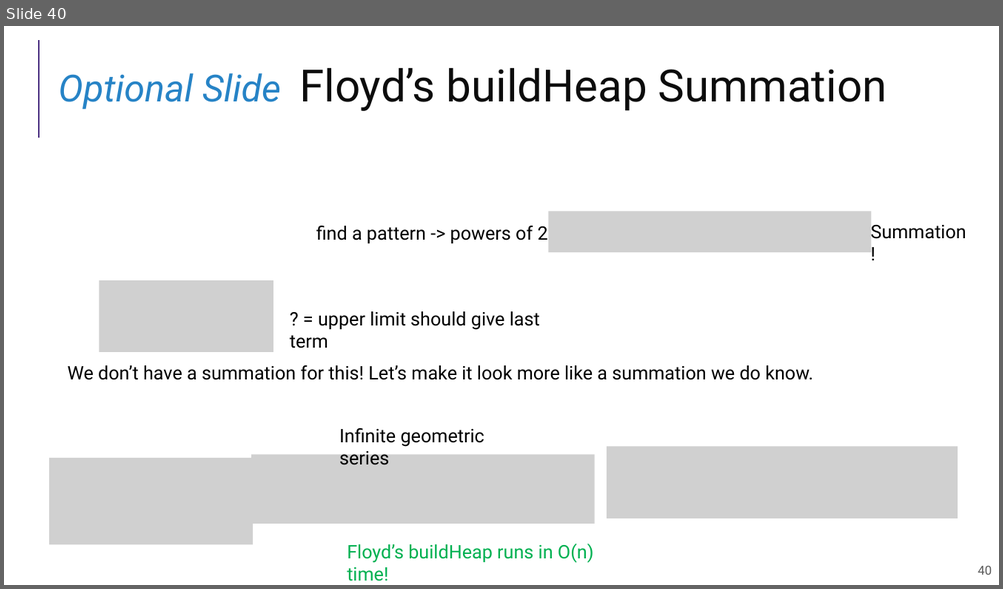
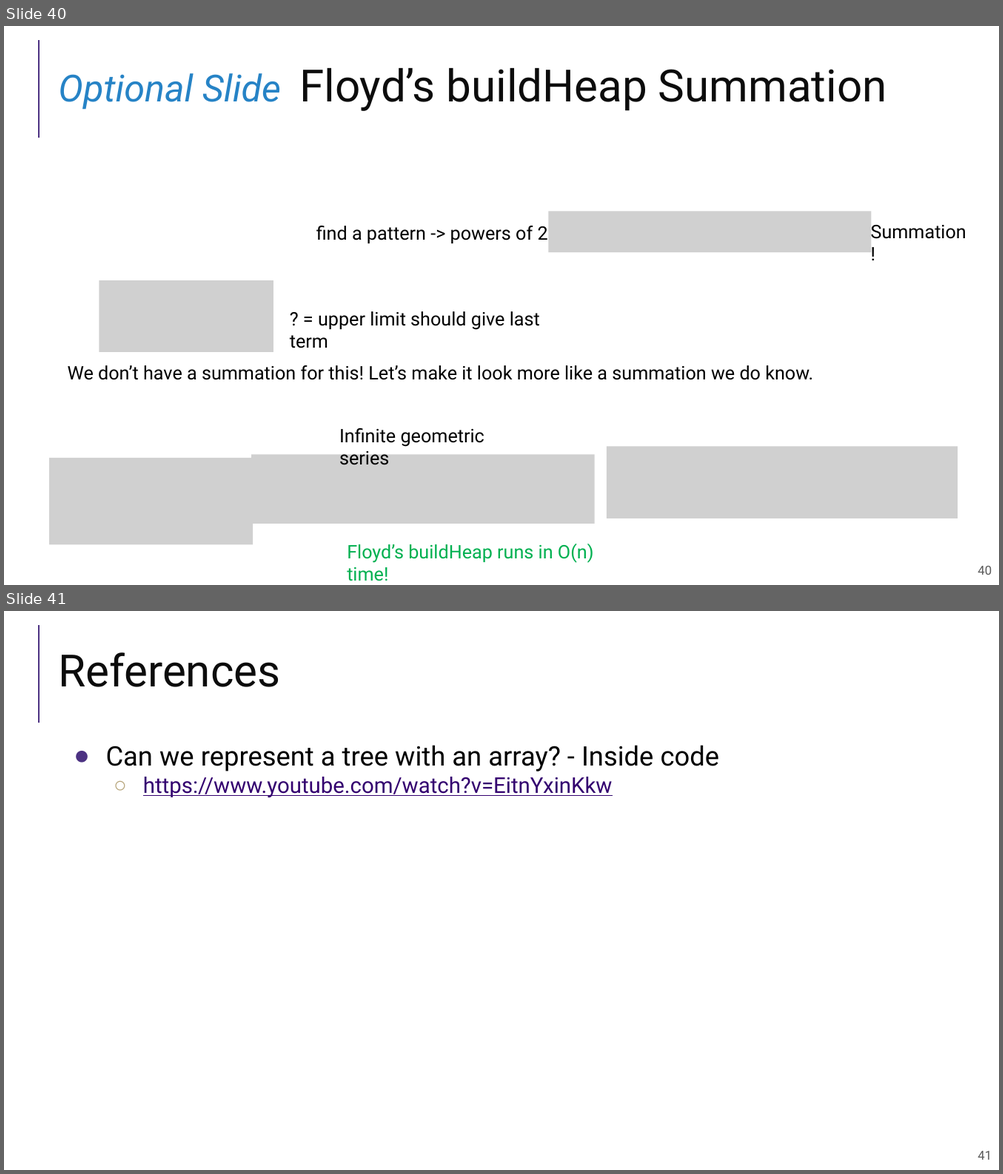
Before and after one commit to guhofstra/CSC111Fa25, a slide deck: PPTs/Lecture 11-heaps.pptx. Shown one above the other, each under a label of ours: slide 40 before the commit, slides 40 and 41 after it. The pictures are 1003x589 and 1003x1174 pixels, drawn with LibreOffice and Linux fonts; fonts in the diff are those of the drawing; grey boxes stand for pictures. Boxes give left, top, right and bottom in pixels: in the first picture for what was removed or moved away, otherwise in the second. Text is boxed around its words. In the diff, an @@ line names an element or a change of style, - is before the commit and + after.

```diff
--- a/PPTs/Lecture 11-heaps.pptx
+++ b/PPTs/Lecture 11-heaps.pptx
@@ slide 41 added at [4,611,999,1170], background #FFFFFF; not listed: 2 template elements that a slide beside it also shows @@
@@ title added at [58,652,280,687], 43 pt, text #0C0C0C @@
+References
@@ text added at [106,745,720,798], 21 pt, text #33006F, underline @@
+● Can we represent a tree with an array? - Inside code
+  ○ https://www.youtube.com/watch?v=EitnYxinKkw
```
Also in this commit, not shown: 4 slides changed, 2 other slides added, 2 slides removed, 6 other files.
